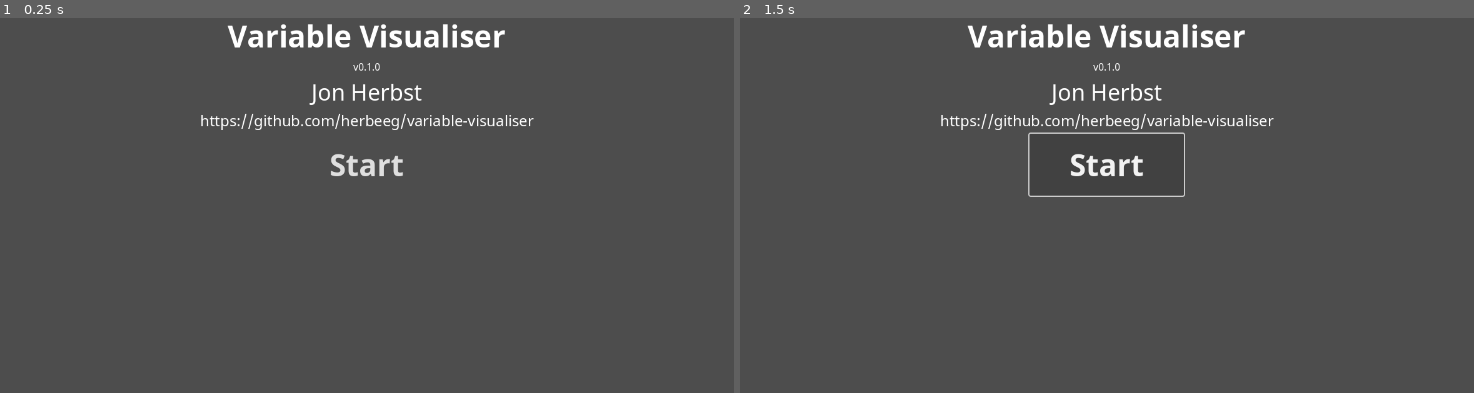
Above: before the commit, frames 1-2 (left to right).
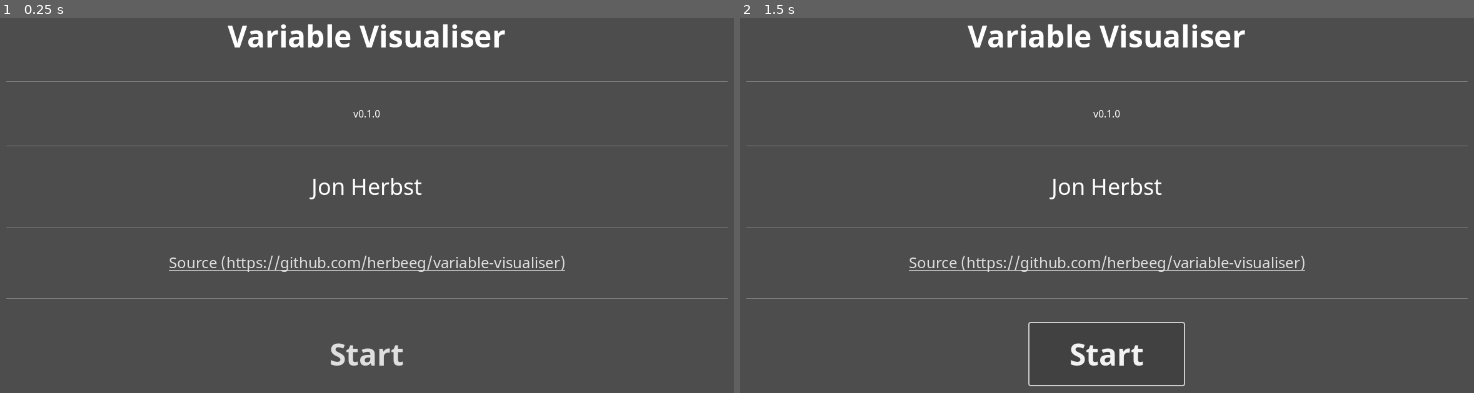
Above: after the commit, the same moments.

Repository: herbeeg/variable-visualiser
Game: Godot game, scene res://variable-visualiser/Root.tscn
Two runs of this game, one before a commit and one after it. Both use one fixed random seed, a clock stepped at 60 frames per second and the inputs below.
Inputs:
- Up to frame 1 (0.25 s): no input
- Up to frame 2 (1.5 s): click "Start" at 0.5 s; click "Start" at 1.25 s

The runs differ from the first frame. In frame 1, 3.2% of the frame differs, in the area x 0-100%, y 12-93%; in frame 2, 3.8%, in the area x 0-100%, y 12-99%.

Commit message:
Start creating settings scene switcher and adding separators for main menu layout

Diff:
--- a/variable-visualiser/UI/Menu.tscn
+++ b/variable-visualiser/UI/Menu.tscn
@@ -28,6 +28,10 @@
 theme_override_font_sizes/font_size = 48
 text = "Variable Visualiser"
 
+[node name="TitleSeparator" type="HSeparator" parent="MenuStackContainer"]
+layout_mode = 2
+size_flags_vertical = 3
+
 [node name="VersionContainer" type="CenterContainer" parent="MenuStackContainer"]
 layout_mode = 2
 
@@ -36,6 +40,10 @@
 theme_override_fonts/font = ExtResource("2_tev8c")
 theme_override_font_sizes/font_size = 16
 text = "v0.1.0"
+
+[node name="VersionSeparator" type="HSeparator" parent="MenuStackContainer"]
+layout_mode = 2
+size_flags_vertical = 3
 
 [node name="NameContainer" type="CenterContainer" parent="MenuStackContainer"]
 layout_mode = 2
@@ -46,14 +54,23 @@
 theme_override_font_sizes/font_size = 36
 text = "Jon Herbst"
 
+[node name="NameSeparator" type="HSeparator" parent="MenuStackContainer"]
+layout_mode = 2
+size_flags_vertical = 3
+
 [node name="LinkContainer" type="CenterContainer" parent="MenuStackContainer"]
 layout_mode = 2
 
-[node name="LinkLabel" type="Label" parent="MenuStackContainer/LinkContainer"]
+[node name="LinkButton" type="LinkButton" parent="MenuStackContainer/LinkContainer"]
 layout_mode = 2
 theme_override_fonts/font = ExtResource("2_tev8c")
 theme_override_font_sizes/font_size = 24
-text = "https://github.com/herbeeg/variable-visualiser"
+text = "Source (https://github.com/herbeeg/variable-visualiser)"
+uri = "https://github.com/herbeeg/variable-visualiser"
+
+[node name="LinkSeparator" type="HSeparator" parent="MenuStackContainer"]
+layout_mode = 2
+size_flags_vertical = 3
 
 [node name="StartContainer" type="CenterContainer" parent="MenuStackContainer"]
 layout_mode = 2
--- /dev/null
+++ b/variable-visualiser/UI/Settings.tscn
@@ -0,0 +1,8 @@
+[gd_scene format=3 uid="uid://cawd2pq05f5c8"]
+
+[node name="Settings" type="MarginContainer"]
+offset_right = 40.0
+offset_bottom = 40.0
+
+[node name="SettingsStackContainer" type="VBoxContainer" parent="."]
+layout_mode = 2
